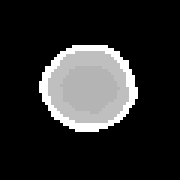
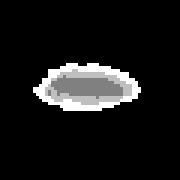
Layered file, before and after one edit (180×180). Changes by layer:
added layer "daEye4.png copy" above "daEye4.png" over left=33, top=45, right=141, bottom=132
hid "daEye4.png", painted on it over left=33, top=45, right=141, bottom=132
showed "daEye3.png", painted on it over left=33, top=45, right=141, bottom=132
